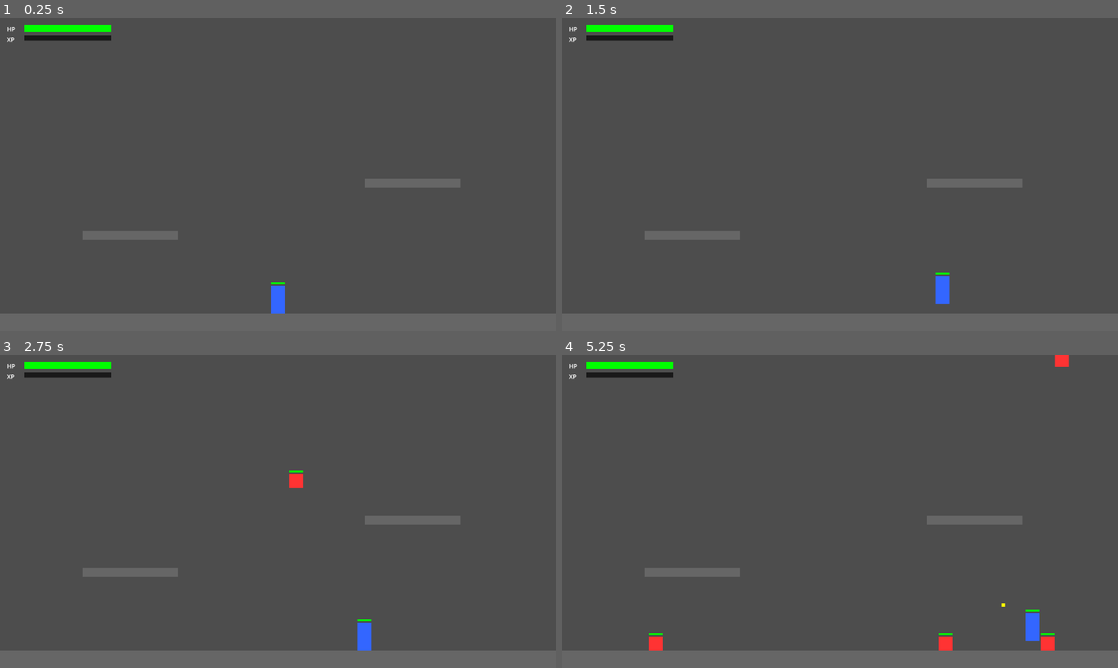
Above: before the commit, frames 1-4 (two rows, left to right).
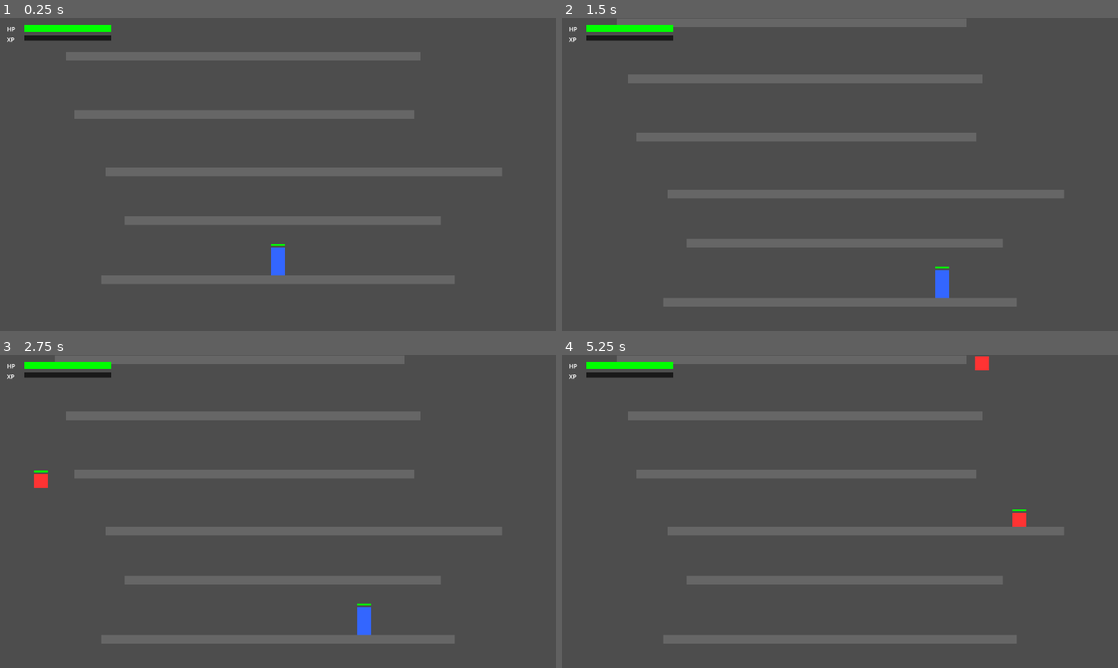
Above: after the commit, the same moments.

Repository: phanthakandt/shoot
Game: Godot game, scene res://scenes/Main.tscn
The game is run twice, just before and just after one commit, with the same random seed, the same clock (stepped at 60 frames per second) and the same inputs.
Inputs (mouse positions are in pixels of both pictures, inside the frame that each line leads up to):
- Up to frame 1 (0.25 s): no input
- Up to frame 2 (1.5 s): tap Enter at 0.5 s; move the mouse to (962, 158) at 0.52 s; hold D from 0.53 s (still down); click (962, 158) at 0.67 s; tap Space at 0.77 s; move the mouse to (728, 190) at 1.27 s
- Up to frame 3 (2.75 s): tap Space at 1.52 s; move the mouse to (333, 442) at 2.02 s; release D at 2.03 s; hold A from 2.03 s (still down)
- Up to frame 4 (5.25 s): move the mouse to (812, 574) at 2.77 s; release A at 2.78 s; hold D 2.78-4.28 s; click (812, 574) at 2.92 s; tap Space at 3.02, 3.77, 4.52 s; move the mouse to (1006, 558) at 3.52 s; move the mouse to (673, 464) at 4.27 s; hold A 4.28-5.03 s; move the mouse to (867, 511) at 5.02 s; hold D from 5.03 s (still down); click (867, 511) at 5.17 s

The runs differ from the first frame. In frame 1, 15% of the frame differs, in the area x 0-100%, y 10-100%; in frame 2, 16%; in frame 3, 17%; in frame 4, 17%, in the area x 0-100%, y 0-100%.

Commit message:
อัปเดตจนกลายเป็นเกม platform ไปแล้ว แต่ก็อยากลองแนวทางนี้ดู เผื่อระบบมันจะใหม่สำหรับเป็น signature

Diff:
--- a/scenes/Main.tscn
+++ b/scenes/Main.tscn
@@ -4,83 +4,35 @@
 [ext_resource type="PackedScene" path="res://scenes/Player.tscn" id="2"]
 [ext_resource type="PackedScene" path="res://scenes/LevelUpUI.tscn" id="3"]
 
-[sub_resource type="RectangleShape2D" id="RectangleShape2D_ground"]
-size = Vector2(1280, 40)
-
-[sub_resource type="RectangleShape2D" id="RectangleShape2D_platform"]
-size = Vector2(220, 20)
-
 [sub_resource type="RectangleShape2D" id="RectangleShape2D_wall"]
-size = Vector2(20, 720)
+size = Vector2(20, 100000)
 
 [node name="Main" type="Node2D" unique_id=1572924453]
 script = ExtResource("1")
 
-[node name="Ground" type="StaticBody2D" parent="." unique_id=1607646167]
-position = Vector2(640, 700)
-collision_mask = 0
-
-[node name="ColorRect" type="ColorRect" parent="Ground" unique_id=676826374]
-offset_left = -640.0
-offset_top = -20.0
-offset_right = 640.0
-offset_bottom = 20.0
-color = Color(0.4, 0.4, 0.4, 1)
-
-[node name="CollisionShape2D" type="CollisionShape2D" parent="Ground" unique_id=73639487]
-shape = SubResource("RectangleShape2D_ground")
-
-[node name="Platform1" type="StaticBody2D" parent="." unique_id=1750285861]
-position = Vector2(300, 500)
-collision_mask = 0
-
-[node name="ColorRect" type="ColorRect" parent="Platform1" unique_id=1726192163]
-offset_left = -110.0
-offset_top = -10.0
-offset_right = 110.0
-offset_bottom = 10.0
-color = Color(0.4, 0.4, 0.4, 1)
-
-[node name="CollisionShape2D" type="CollisionShape2D" parent="Platform1" unique_id=1902048920]
-shape = SubResource("RectangleShape2D_platform")
-
-[node name="Platform2" type="StaticBody2D" parent="." unique_id=1504984135]
-position = Vector2(950, 380)
-collision_mask = 0
-
-[node name="ColorRect" type="ColorRect" parent="Platform2" unique_id=2121779235]
-offset_left = -110.0
-offset_top = -10.0
-offset_right = 110.0
-offset_bottom = 10.0
-color = Color(0.4, 0.4, 0.4, 1)
-
-[node name="CollisionShape2D" type="CollisionShape2D" parent="Platform2" unique_id=1529471078]
-shape = SubResource("RectangleShape2D_platform")
-
 [node name="LeftWall" type="StaticBody2D" parent="." unique_id=224029507]
-position = Vector2(-10, 360)
+position = Vector2(-10, 0)
 collision_mask = 0
 
 [node name="ColorRect" type="ColorRect" parent="LeftWall" unique_id=2038916105]
 offset_left = -10.0
-offset_top = -360.0
+offset_top = -50000.0
 offset_right = 10.0
-offset_bottom = 360.0
+offset_bottom = 50000.0
 color = Color(0.4, 0.4, 0.4, 1)
 
 [node name="CollisionShape2D" type="CollisionShape2D" parent="LeftWall" unique_id=295874375]
 shape = SubResource("RectangleShape2D_wall")
 
 [node name="RightWall" type="StaticBody2D" parent="." unique_id=328102167]
-position = Vector2(1290, 360)
+position = Vector2(1290, 0)
 collision_mask = 0
 
 [node name="ColorRect" type="ColorRect" parent="RightWall" unique_id=1684152128]
 offset_left = -10.0
-offset_top = -360.0
+offset_top = -50000.0
 offset_right = 10.0
-offset_bottom = 360.0
+offset_bottom = 50000.0
 color = Color(0.4, 0.4, 0.4, 1)
 
 [node name="CollisionShape2D" type="CollisionShape2D" parent="RightWall" unique_id=293367897]
@@ -88,6 +40,9 @@
 
 [node name="Player" parent="." unique_id=841145861 instance=ExtResource("2")]
 position = Vector2(640, 648)
+
+[node name="Camera2D" type="Camera2D" parent="." unique_id=300000001]
+position = Vector2(640, 360)
 
 [node name="SpawnTimer" type="Timer" parent="." unique_id=435494449]
 wait_time = 2.0
@@ -140,3 +95,4 @@
 color = Color(0.2, 0.5, 1, 1)
 
 [node name="LevelUpUI" parent="." unique_id=1451137201 instance=ExtResource("3")]
+visible = false
--- /dev/null
+++ b/scenes/Platform.tscn
@@ -0,0 +1,21 @@
+[gd_scene load_steps=3 format=3]
+
+[ext_resource type="Script" path="res://scripts/Platform.gd" id="1"]
+
+[sub_resource type="RectangleShape2D" id="RectangleShape2D_platform"]
+size = Vector2(270, 20)
+
+[node name="Platform" type="StaticBody2D"]
+collision_layer = 1
+collision_mask = 0
+script = ExtResource("1")
+
+[node name="ColorRect" type="ColorRect" parent="."]
+offset_left = -135.0
+offset_top = -10.0
+offset_right = 135.0
+offset_bottom = 10.0
+color = Color(0.4, 0.4, 0.4, 1)
+
+[node name="CollisionShape2D" type="CollisionShape2D" parent="."]
+shape = SubResource("RectangleShape2D_platform")
--- /dev/null
+++ b/scenes/enemies/FlyingEnemy.tscn
@@ -0,0 +1,38 @@
+[gd_scene load_steps=3 format=3]
+
+[ext_resource type="Script" path="res://scripts/enemies/FlyingEnemy.gd" id="1"]
+
+[sub_resource type="RectangleShape2D" id="RectangleShape2D_flyer"]
+size = Vector2(24, 24)
+
+[node name="FlyingEnemy" type="CharacterBody2D"]
+collision_layer = 4
+collision_mask = 1
+script = ExtResource("1")
+max_hp = 20.0
+move_speed = 70.0
+xp_value = 25.0
+
+[node name="ColorRect" type="ColorRect" parent="."]
+offset_left = -12.0
+offset_top = -12.0
+offset_right = 12.0
+offset_bottom = 12.0
+color = Color(0.6, 0.1, 0.9, 1)
+
+[node name="CollisionShape2D" type="CollisionShape2D" parent="."]
+shape = SubResource("RectangleShape2D_flyer")
+
+[node name="HealthBarBg" type="ColorRect" parent="."]
+offset_left = -12.0
+offset_top = -20.0
+offset_right = 12.0
+offset_bottom = -16.0
+color = Color(0.1, 0.1, 0.1, 1)
+
+[node name="HealthBarFill" type="ColorRect" parent="."]
+offset_left = -12.0
+offset_top = -20.0
+offset_right = 12.0
+offset_bottom = -16.0
+color = Color(0, 1, 0, 1)
--- a/scenes/Enemy.tscn
+++ b/scenes/enemies/WalkerEnemy.tscn
@@ -1,11 +1,11 @@
 [gd_scene load_steps=3 format=3]
 
-[ext_resource type="Script" uid="uid://cp70pnb5xdg4s" path="res://scripts/Enemy.gd" id="1"]
+[ext_resource type="Script" path="res://scripts/enemies/WalkerEnemy.gd" id="1"]
 
-[sub_resource type="RectangleShape2D" id="RectangleShape2D_enemy"]
+[sub_resource type="RectangleShape2D" id="RectangleShape2D_walker"]
 size = Vector2(32, 32)
 
-[node name="Enemy" type="CharacterBody2D"]
+[node name="WalkerEnemy" type="CharacterBody2D"]
 collision_layer = 4
 collision_mask = 1
 script = ExtResource("1")
--- a/scripts/Enemy.gd
+++ b/scripts/Enemy.gd
@@ -1,20 +1,22 @@
 extends CharacterBody2D
-## Enemy: red 32x32 ColorRect.
-## Walks toward the player's X position. Falls to the floor with gravity.
-## If standing on a platform above the player, walks off the edge instead
-## of stalling directly overhead. Dies (and grants XP) when its HP reaches 0.
+class_name Enemy
+## Base class for all enemies.
+## Owns health, death, XP grant, health-bar update, and the physics loop
+## structure. Subclasses override the virtual hooks below to implement their
+## specific movement, AI, and on-death behaviour.
 
+## Maximum hit points. Set on the scene root or via apply_difficulty().
 @export var max_hp: float = 30.0
+## Movement speed in pixels/sec; used by subclass AI.
 @export var move_speed: float = 80.0
+## XP awarded to the player on death.
 @export var xp_value: float = 20.0
 
 const GRAVITY: float = 1200.0
-const HEALTH_BAR_WIDTH: float = 32.0
-const ABOVE_PLAYER_Y_OFFSET: float = 16.0  # how much higher than the player counts as "on a platform above"
 
 var current_hp: float = max_hp
-var _is_dead: bool = false            # guard against double-death in the same frame
-var _fallback_direction: float = 1.0  # used when directly above/below the player
+var _is_dead: bool = false
+var _health_bar_max_width: float = 0.0
 
 @onready var health_bar_fill: ColorRect = $HealthBarFill
 
@@ -22,46 +24,61 @@
 func _ready() -> void:
 	current_hp = max_hp
 	add_to_group("enemies")
-	_fallback_direction = -1.0 if randf() < 0.5 else 1.0
+	_health_bar_max_width = health_bar_fill.size.x
+	_enemy_ready()
 
 
 func _physics_process(delta: float) -> void:
 	if Engine.time_scale == 0.0:
 		return
+	_apply_gravity(delta)
+	_update_ai(delta)
+	move_and_slide()
 
-	# Gravity, so enemies spawned mid-air land on the arena floor.
+
+# ---------------------------------------------------------------------------
+# Virtual hooks — override in subclasses as needed.
+# ---------------------------------------------------------------------------
+
+## Called from _ready() for per-instance setup (e.g. randomising direction).
+func _enemy_ready() -> void:
+	pass
+
+
+## Override to implement custom gravity or none (e.g. flying enemies).
+## Default: standard downward gravity, zeroed on floor contact.
+func _apply_gravity(delta: float) -> void:
 	if not is_on_floor():
 		velocity.y += GRAVITY * delta
 	else:
 		velocity.y = 0.0
 
-	var player: Player = GameManager.player
-	if is_instance_valid(player):
-		var dir_x: float
-		# Smaller Y = higher up. If standing on a platform above the player,
-		# ignore their X and keep walking the current direction to walk off
-		# the edge instead of stalling on top of them.
-		if is_on_floor() and global_position.y <= player.global_position.y - ABOVE_PLAYER_Y_OFFSET:
-			dir_x = sign(velocity.x)
-		else:
-			# Normal AI: walk toward the player's horizontal position.
-			dir_x = sign(player.global_position.x - global_position.x)
 
-		# sign() returns 0 when stationary or directly above/below the player,
-		# which would stall the enemy forever, so fall back to a fixed direction.
-		if dir_x == 0.0:
-			dir_x = _fallback_direction
-		velocity.x = dir_x * move_speed
-	else:
-		velocity.x = 0.0
-
-	move_and_slide()
+## Override to implement movement / attack AI. Called every physics frame.
+func _update_ai(_delta: float) -> void:
+	pass
 
 
-## Called by Bullet on hit.
+## Called right before queue_free() in _die(). Override for on-death effects.
+func _on_death() -> void:
+	pass
+
+
+# ---------------------------------------------------------------------------
+# Public API (called by spawner, bullets, and player).
+# ---------------------------------------------------------------------------
+
+## Called by the spawner immediately after instantiation to apply wave scaling.
+## Override to customise difficulty scaling per enemy type.
+func apply_difficulty(difficulty: float) -> void:
+	max_hp *= 1.0 + difficulty * 0.3
+	move_speed += difficulty * 8.0
+
+
+## Called by Bullet / ExplosiveBullet on hit (duck-typed, signature must not change).
 func take_damage(amount: float) -> void:
 	current_hp -= amount
-	health_bar_fill.size.x = HEALTH_BAR_WIDTH * clampf(current_hp / max_hp, 0.0, 1.0)
+	health_bar_fill.size.x = _health_bar_max_width * clampf(current_hp / max_hp, 0.0, 1.0)
 	if current_hp <= 0.0:
 		_die()
 
@@ -73,4 +90,5 @@
 	var player: Player = GameManager.player
 	if is_instance_valid(player):
 		player.add_xp(xp_value)
+	_on_death()
 	queue_free()
--- a/scripts/Main.gd
+++ b/scripts/Main.gd
@@ -1,63 +1,217 @@
 extends Node2D
-## Main scene: arena + wave spawner + HUD.
-
-const ENEMY_SCENE: PackedScene = preload("res://scenes/Enemy.tscn")
+## Main scene: arena + wave spawner + platform generator + camera + HUD.
+
+## Registry of all spawnable enemy types.
+## Each entry: { scene: PackedScene, weight: float, min_difficulty: float }
+## Add a new enemy type here — no other file needs to change.
+const ENEMY_TYPES: Array[Dictionary] = [
+	{
+		"scene": preload("res://scenes/enemies/WalkerEnemy.tscn"),
+		"weight": 3.0,
+		"min_difficulty": 0.0,
+	},
+	{
+		"scene": preload("res://scenes/enemies/FlyingEnemy.tscn"),
+		"weight": 1.0,
+		"min_difficulty": 1.0,
+	},
+]
+
+const PLATFORM_SCENE: PackedScene = preload("res://scenes/Platform.tscn")
 
 @export var spawn_interval: float = 1.0
 
-# Arena geometry constants.
-const EDGE_MARGIN: float = 20.0     # keep spawns this far from the screen's left/right edges
-const SPAWN_ABOVE_SCREEN: float = 40.0  # spawn this far above the top of the viewport
-
-# Difficulty scaling constants.
-const MIN_SPAWN_INTERVAL: float = 0.3   # fastest spawn rate cap
-const MAX_ENEMIES: int = 20             # max simultaneous live enemies
+# Arena geometry.
+const EDGE_MARGIN: float = 20.0          # keep spawns this far from screen left/right edges
+const SPAWN_ABOVE_SCREEN: float = 40.0   # spawn enemies this far above the camera top edge
+
+# Enemy difficulty scaling.
+const MIN_SPAWN_INTERVAL: float = 0.3
+const MAX_ENEMIES: int = 20
+
+# Platform generator.
+## Vertical gap between consecutive platform centers.
+## 60–84 px is reachable with a base jump (450²/2/1200 ≈ 84 px); 85–110 px needs recoil assist.
+const MIN_PLATFORM_GAP: float = 100.0
+const MAX_PLATFORM_GAP: float = 150.0
+const MIN_PLATFORM_WIDTH: float = 700.0
+const MAX_PLATFORM_WIDTH: float = 940.0
+## Max horizontal distance between consecutive platform centers.
+## Rough reach in a 0.75 s jump arc ≈ move_speed × 0.75 = 187 px.
+const MAX_HORIZONTAL_JUMP_DELTA: float = 150.0
+## Generate new platforms until this many px above the camera's top edge.
+const GENERATE_AHEAD_MARGIN: float = 400.0
+## Free platforms and enemies when they drift this far below the camera's bottom edge.
+const CLEANUP_MARGIN_BELOW: float = 300.0
+
+# Camera ratchet.
+## Distance above the player that the camera center sits.
+## At 200 px: player appears at screen y = 360 + 200 = 560 (78% from top), showing
+## 560 px of level ahead (above) and 160 px behind (below).
+const VERTICAL_LEAD: float = 200.0
+
+# Fall death (camera-relative; checked in Main, not Player).
+const FALL_DEATH_MARGIN: float = 300.0
 
 const HP_BAR_WIDTH: float = 200.0
 const XP_BAR_WIDTH: float = 200.0
 
 @onready var spawn_timer: Timer = $SpawnTimer
+@onready var camera: Camera2D = $Camera2D
 @onready var hp_bar_fill: ColorRect = $HUD/HPBarFill
 @onready var xp_bar_fill: ColorRect = $HUD/XPBarFill
 
 var _elapsed_time: float = 0.0
+## Y coordinate of the camera center in world space. Ratchet: only ever decreases.
+var _camera_y: float = 0.0
+## World Y of the topmost platform spawned so far (lower number = higher up).
+var _highest_platform_y: float = 0.0
+## X of the most recently spawned platform, for horizontal continuity.
+var _last_platform_x: float = 640.0
 
 
 func _ready() -> void:
 	spawn_timer.wait_time = spawn_interval
 	spawn_timer.timeout.connect(_on_spawn_timer_timeout)
 
+	var player: Player = GameManager.player
+	# Start the ratchet camera so the player appears at 78% screen height.
+	_camera_y = player.global_position.y - VERTICAL_LEAD
+	camera.global_position = Vector2(640.0, _camera_y)
+
+	# First platform center goes directly under the player's feet.
+	# player_center_y + player_half_height (32) + platform_half_height (10) = +42.
+	_highest_platform_y = player.global_position.y + 42.0
+
+	_prefill_platforms()
+
 
 func _process(delta: float) -> void:
 	_elapsed_time += delta
+	_update_camera()
+	_generate_platforms()
+	_cleanup_nodes()
+	_check_fall_death()
 	_update_hud()
 
 
 func _difficulty() -> float:
-	# Increases by 1 per 30 seconds; drives spawn speed and enemy stats.
 	return _elapsed_time / 30.0
+
+
+func _update_camera() -> void:
+	var player: Player = GameManager.player
+	if not is_instance_valid(player):
+		return
+	# Ratchet: camera only scrolls up (Y decreases), never back down.
+	var target_y := player.global_position.y - VERTICAL_LEAD
+	_camera_y = minf(_camera_y, target_y)
+	camera.global_position = Vector2(640.0, _camera_y)
 
 
 func _on_spawn_timer_timeout() -> void:
 	_spawn_enemy()
-	# Tighten the spawn interval after each wave, clamped to the minimum cap.
 	spawn_timer.wait_time = maxf(MIN_SPAWN_INTERVAL, spawn_interval / (1.0 + _difficulty() * 0.25))
 
 
-## Spawns an enemy at a random horizontal position above the screen; it then
-## falls under gravity (see Enemy._physics_process) onto the ground or a platform.
+## Picks a random eligible enemy type (weighted by difficulty) and spawns it
+## just above the camera's current top edge.
 func _spawn_enemy() -> void:
 	if get_tree().get_nodes_in_group("enemies").size() >= MAX_ENEMIES:
 		return
 
 	var diff := _difficulty()
-	var enemy: CharacterBody2D = ENEMY_SCENE.instantiate()
-	enemy.max_hp = 30.0 * (1.0 + diff * 0.3)
-	enemy.move_speed = 80.0 + diff * 8.0
+
+	var eligible: Array[Dictionary] = []
+	for entry: Dictionary in ENEMY_TYPES:
+		if diff >= entry.min_difficulty:
+			eligible.append(entry)
+	if eligible.is_empty():
+		return
+
+	var total_weight: float = 0.0
+	for entry: Dictionary in eligible:
+		total_weight += entry.weight
+	var roll: float = randf() * total_weight
+	var chosen: Dictionary = eligible[eligible.size() - 1]
+	for entry: Dictionary in eligible:
+		roll -= entry.weight
+		if roll <= 0.0:
+			chosen = entry
+			break
+
+	var enemy: Enemy = chosen.scene.instantiate()
+	enemy.apply_difficulty(diff)
 	var viewport_width: float = get_viewport_rect().size.x
 	var spawn_x: float = randf_range(EDGE_MARGIN, viewport_width - EDGE_MARGIN)
-	enemy.global_position = Vector2(spawn_x, -SPAWN_ABOVE_SCREEN)
+	var camera_top := _camera_y - get_viewport_rect().size.y / 2.0
+	enemy.global_position = Vector2(spawn_x, camera_top - SPAWN_ABOVE_SCREEN)
 	add_child(enemy)
+
+
+## Fills the initial view with platforms from under the player's feet upward.
+## The very first platform is forced to x=640 for a guaranteed safe landing.
+func _prefill_platforms() -> void:
+	var camera_top := _camera_y - get_viewport_rect().size.y / 2.0
+	_spawn_platform_at(_highest_platform_y, 640.0)  # safe-start platform under player
+	while _highest_platform_y > camera_top - GENERATE_AHEAD_MARGIN:
+		_spawn_platform_at(_highest_platform_y - randf_range(MIN_PLATFORM_GAP, MAX_PLATFORM_GAP))
+
+
+## Lazily generates new platforms whenever the camera scrolls close enough to
+## the topmost generated platform. Called every _process frame.
+func _generate_platforms() -> void:
+	var camera_top := _camera_y - get_viewport_rect().size.y / 2.0
+	while _highest_platform_y > camera_top - GENERATE_AHEAD_MARGIN:
+		_spawn_platform_at(_highest_platform_y - randf_range(MIN_PLATFORM_GAP, MAX_PLATFORM_GAP))
+
+
+## Spawns one static Platform at spawn_y. forced_x overrides random horizontal
+## placement when ≥ 0 (used for the safe-start platform).
+func _spawn_platform_at(spawn_y: float, forced_x: float = -1.0) -> void:
+	var platform := PLATFORM_SCENE.instantiate()
+	platform.width = randf_range(MIN_PLATFORM_WIDTH, MAX_PLATFORM_WIDTH)
+	var half_w = platform.width / 2.0
+	var viewport_width := get_viewport_rect().size.x
+	var new_x: float
+	if forced_x >= 0.0:
+		new_x = forced_x
+	else:
+		new_x = clampf(
+			_last_platform_x + randf_range(-MAX_HORIZONTAL_JUMP_DELTA, MAX_HORIZONTAL_JUMP_DELTA),
+			EDGE_MARGIN + half_w,
+			viewport_width - EDGE_MARGIN - half_w
+		)
+	_last_platform_x = new_x
+	_highest_platform_y = spawn_y
+	platform.global_position = Vector2(new_x, spawn_y)
+	add_child(platform)
+	platform.add_to_group("platforms")
+
+
+## Frees platforms and enemies that have drifted far below the camera bottom.
+## In a climbing game both accumulate downward as the player ascends.
+func _cleanup_nodes() -> void:
+	var camera_bottom := _camera_y + get_viewport_rect().size.y / 2.0
+	var cull_y := camera_bottom + CLEANUP_MARGIN_BELOW
+	for node in get_tree().get_nodes_in_group("platforms"):
+		if node.global_position.y > cull_y:
+			node.queue_free()
+	for node in get_tree().get_nodes_in_group("enemies"):
+		if node.global_position.y > cull_y:
+			node.queue_free()
+
+
+## Camera-relative fall-death: if the player drops FALL_DEATH_MARGIN px below the
+## camera's current bottom edge they die. Checked here (not Player.gd) because
+## Main has direct access to _camera_y.
+func _check_fall_death() -> void:
+	var player: Player = GameManager.player
+	if not is_instance_valid(player):
+		return
+	var camera_bottom := _camera_y + get_viewport_rect().size.y / 2.0
+	if player.global_position.y > camera_bottom + FALL_DEATH_MARGIN:
+		player._die()
 
 
 func _update_hud() -> void:
--- /dev/null
+++ b/scripts/Platform.gd
@@ -0,0 +1,23 @@
+extends StaticBody2D
+class_name Platform
+## A stationary platform the player and enemies can land on.
+## Width is set by the spawner immediately after instantiate(); _ready()
+## resizes both the ColorRect and CollisionShape2D to match, allocating a
+## fresh RectangleShape2D so the shared scene sub-resource is never mutated.
+
+## Width in px. Set by the spawner before add_child().
+@export var width: float = 270.0
+
+const HEIGHT: float = 20.0
+
+@onready var color_rect: ColorRect = $ColorRect
+@onready var collision_shape: CollisionShape2D = $CollisionShape2D
+
+
+func _ready() -> void:
+	var half_w := width / 2.0
+	color_rect.offset_left = -half_w
+	color_rect.offset_right = half_w
+	var shape := RectangleShape2D.new()
+	shape.size = Vector2(width, HEIGHT)
+	collision_shape.shape = shape
--- a/scripts/Player.gd
+++ b/scripts/Player.gd
@@ -29,9 +29,9 @@
 const RECOIL_UPWARD_CAP: float = 540.0        # max upward speed recoil can give per-frame
 const RECOIL_HORIZONTAL_CAP: float = 540.0    # max horizontal speed recoil can accumulate
 const RECOIL_COUNTER_DECAY_MULT: float = 3.0  # extra decay rate when holding against recoil
-const MAX_RISE_HEIGHT: float = 130.0       # max px above last floor player can reach (normal jump ~84px)
+const MAX_RISE_HEIGHT: float = 260.0       # max px above last floor player can reach (normal jump ~84px)
 const MAX_AIRBORNE_TIME: float = 2.0       # seconds before a forced fall kicks in
-const HEAVY_BAR_WIDTH: float = 32.0     # matches the player body width
+const HEAVY_BAR_WIDTH: float = 32.0        # matches the player body width
 
 # --- Internal state -----------------------------------------------------------
 var _fire_cooldown: float = 0.0
@@ -40,6 +40,7 @@
 var _recoil: Vector2 = Vector2.ZERO
 var _last_floor_y: float = 0.0  # Y of the last surface the player stood on
 var _airborne_timer: float = 0.0
+var _has_died: bool = false
 
 const BULLET_SCENE: PackedScene = preload("res://scenes/Bullet.tscn")
 const EXPLOSIVE_BULLET_SCENE: PackedScene = preload("res://scenes/ExplosiveBullet.tscn")
@@ -157,7 +158,7 @@
 
 ## Fires an explosive bullet and applies heavy recoil.
 ## On floor: 2× horizontal force only (ground absorbs vertical).
-## In air: 4× force in both axes for massive propulsion.
+## In air: 4× force in both axes for massive proaapulsion.
 func _shoot_heavy() -> void:
 	var aim_direction := (get_global_mouse_position() - global_position).normalized()
 	if aim_direction == Vector2.ZERO:
@@ -190,6 +191,9 @@
 
 
 func _die() -> void:
+	if _has_died:
+		return
+	_has_died = true
 	print("Player died! Pausing game.")
 	Engine.time_scale = 0.0
 
--- /dev/null
+++ b/scripts/enemies/FlyingEnemy.gd
@@ -0,0 +1,16 @@
+extends Enemy
+class_name FlyingEnemy
+## Flying enemy. Ignores gravity and flies straight toward the player on both axes.
+## Visually distinct: smaller purple rectangle (24x24) vs. the walker's red 32x32.
+
+func _apply_gravity(_delta: float) -> void:
+	pass  # no gravity — this enemy flies freely
+
+
+func _update_ai(_delta: float) -> void:
+	var player: Player = GameManager.player
+	if is_instance_valid(player):
+		var dir: Vector2 = (player.global_position - global_position).normalized()
+		velocity = dir * move_speed
+	else:
+		velocity = Vector2.ZERO
--- /dev/null
+++ b/scripts/enemies/WalkerEnemy.gd
@@ -0,0 +1,35 @@
+extends Enemy
+class_name WalkerEnemy
+## Ground-chasing enemy. Walks toward the player's X position.
+## If standing on a platform above the player, walks off the edge instead
+## of stalling directly overhead. Dies and grants XP like all enemies.
+
+const ABOVE_PLAYER_Y_OFFSET: float = 16.0
+
+var _fallback_direction: float = 1.0
+
+
+func _enemy_ready() -> void:
+	_fallback_direction = -1.0 if randf() < 0.5 else 1.0
+
+
+func _update_ai(_delta: float) -> void:
+	var player: Player = GameManager.player
+	if is_instance_valid(player):
+		var dir_x: float
+		# Smaller Y = higher up. If standing on a platform above the player,
+		# ignore their X and keep walking the current direction to walk off
+		# the edge instead of stalling on top of them.
+		if is_on_floor() and global_position.y <= player.global_position.y - ABOVE_PLAYER_Y_OFFSET:
+			dir_x = sign(velocity.x)
+		else:
+			# Normal AI: walk toward the player's horizontal position.
+			dir_x = sign(player.global_position.x - global_position.x)
+
+		# sign() returns 0 when stationary or directly above/below the player,
+		# which would stall the enemy forever, so fall back to a fixed direction.
+		if dir_x == 0.0:
+			dir_x = _fallback_direction
+		velocity.x = dir_x * move_speed
+	else:
+		velocity.x = 0.0
Not shown: 1 places in scenes/enemies/WalkerEnemy.tscn that only renumber resources
Not shown, added: scripts/Platform.gd.uid
Not shown, added: scripts/enemies/FlyingEnemy.gd.uid
Not shown, added: scripts/enemies/WalkerEnemy.gd.uid
Not shown, changed: CLAUDE.md
